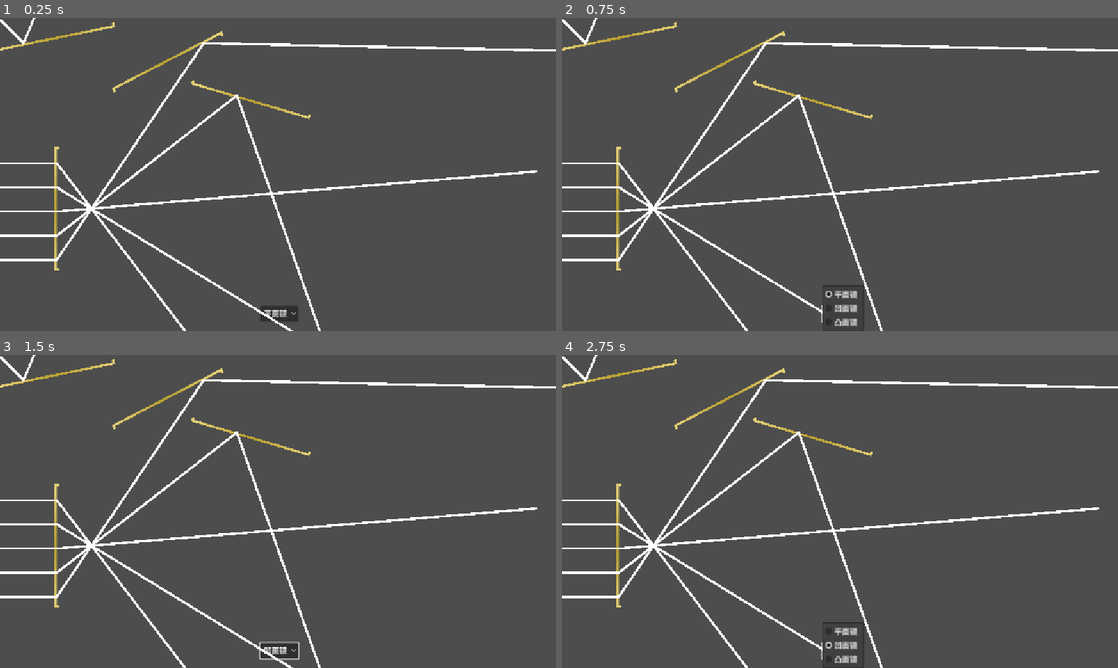
Above: before the commit, frames 1-4 (two rows, left to right).
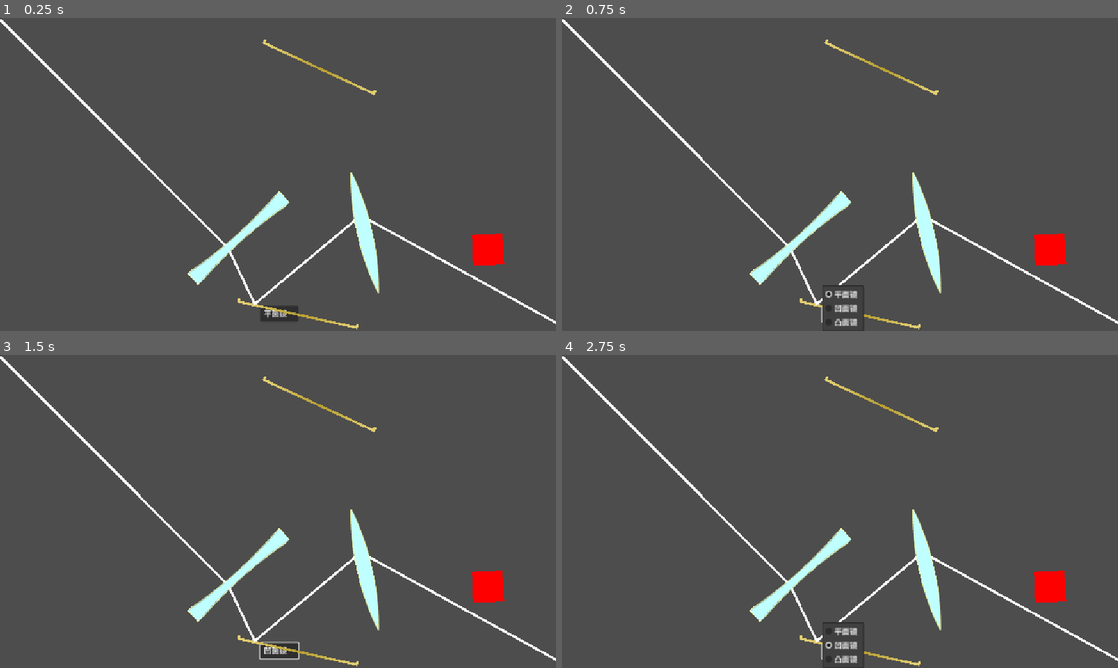
Above: after the commit, the same moments.

Repository: ChickenPige0n/re-flection
Game: Godot game, scene res://scenes/main_game.tscn
Two runs of this game, one before a commit and one after it. Both use one fixed random seed, a clock stepped at 60 frames per second and the inputs below.
Inputs:
- Up to frame 1 (0.25 s): no input
- Up to frame 2 (0.75 s): click "平面镜" at 0.5 s
- Up to frame 3 (1.5 s): click "平面镜" at 1.25 s
- Up to frame 4 (2.75 s): click "凹面镜" at 2 s

The runs differ from the first frame. In frame 1, 7.3% of the frame differs, in the area x 0-100%, y 0-100%; in frame 2, 7.2%; in frame 3, 7.3%; in frame 4, 7.2%.

Commit message:
photosensitive

Diff:
--- a/scenes/main_game.tscn
+++ b/scenes/main_game.tscn
@@ -1,10 +1,14 @@
-[gd_scene load_steps=6 format=3 uid="uid://c7xvhqovqpoxc"]
+[gd_scene load_steps=10 format=3 uid="uid://c7xvhqovqpoxc"]
 
 [ext_resource type="Script" uid="uid://dqpdk88faq73y" path="res://scripts/light.gd" id="1_72e8q"]
 [ext_resource type="PackedScene" uid="uid://dicdnfr2f5pjf" path="res://scenes/edit_ui.tscn" id="1_d2op2"]
 [ext_resource type="Script" uid="uid://bd23oolcj74gq" path="res://scripts/mirror.gd" id="1_s3esy"]
 [ext_resource type="Texture2D" uid="uid://cr82j1dxeqg32" path="res://images/mirror.png" id="2_0rdsr"]
 [ext_resource type="Script" uid="uid://13bw628tdjjt" path="res://scripts/lens.gd" id="5_ipu61"]
+[ext_resource type="Texture2D" uid="uid://cq7ra41w2gxcx" path="res://images/convex.png" id="5_ygxny"]
+[ext_resource type="Texture2D" uid="uid://bhujnlu3776ui" path="res://images/photosensitive/photosensitive_inactive.png" id="7_70vka"]
+[ext_resource type="Script" uid="uid://kbgoyaf4o8ha" path="res://scripts/photosensitive.gd" id="7_wi4c7"]
+[ext_resource type="Texture2D" uid="uid://ksr6f3hm7cm5" path="res://images/concave.png" id="9_nqdth"]
 
 [node name="Game" type="Node2D"]
 
@@ -19,70 +23,40 @@
 
 [node name="Mirror" type="Sprite2D" parent="."]
 texture_filter = 1
-position = Vector2(347, 90)
-rotation = -3.6186
-texture = ExtResource("2_0rdsr")
-script = ExtResource("1_s3esy")
-
-[node name="Mirror2" type="Sprite2D" parent="."]
-texture_filter = 1
-position = Vector2(111, 39)
-rotation = 6.08349
-texture = ExtResource("2_0rdsr")
-script = ExtResource("1_s3esy")
-
-[node name="Mirror3" type="Sprite2D" parent="."]
-texture_filter = 1
-position = Vector2(519, 168)
-rotation = 0.285356
+position = Vector2(616, 611)
+rotation = -6.06718
 texture = ExtResource("2_0rdsr")
 script = ExtResource("1_s3esy")
 
 [node name="Light" type="Line2D" parent="."]
-points = PackedVector2Array(0, 3.305, 48.3707, 51.6757, 424.863, -874.744)
+points = PackedVector2Array(0, 3.305, 471.688, 474.993, 527.07, 591.486, 746.898, 408.197)
 width = 5.0
 script = ExtResource("1_72e8q")
 direction = Vector2(0.707107, 0.707107)
 starting_pos = Vector2(0, 3.305)
 
 [node name="Convex" type="Sprite2D" parent="."]
-position = Vector2(117, 394)
-rotation = 1.5708
+position = Vector2(755, 444)
+rotation = 7.63143
+texture = ExtResource("5_ygxny")
+script = ExtResource("5_ipu61")
+
+[node name="Photosensitive" type="Sprite2D" parent="."]
+position = Vector2(1010, 479)
+rotation = -0.0441695
+texture = ExtResource("7_70vka")
+script = ExtResource("7_wi4c7")
+
+[node name="Concave" type="Sprite2D" parent="."]
+position = Vector2(494, 455)
+rotation = -3.87224
+texture = ExtResource("9_nqdth")
+script = ExtResource("5_ipu61")
+focus = -128.0
+
+[node name="Mirror2" type="Sprite2D" parent="."]
+texture_filter = 1
+position = Vector2(661, 101)
+rotation = 0.432015
 texture = ExtResource("2_0rdsr")
-script = ExtResource("5_ipu61")
-focus = 71.935
-
-[node name="Light3" type="Line2D" parent="."]
-points = PackedVector2Array(0, 350, 117, 350, 970.068, 871.8)
-width = 5.0
-script = ExtResource("1_72e8q")
-direction = Vector2(1, 0)
-starting_pos = Vector2(0, 350)
-
-[node name="Light4" type="Line2D" parent="."]
-points = PackedVector2Array(0, 400, 117, 400, 1113.54, 316.887)
-width = 5.0
-script = ExtResource("1_72e8q")
-direction = Vector2(1, 0)
-starting_pos = Vector2(0, 400)
-
-[node name="Light2" type="Line2D" parent="."]
-points = PackedVector2Array(0, 300, 117, 300, 724.724, 1094.15)
-width = 5.0
-script = ExtResource("1_72e8q")
-direction = Vector2(1, 0)
-starting_pos = Vector2(0, 300)
-
-[node name="Light6" type="Line2D" parent="."]
-points = PackedVector2Array(0, 500, 117, 500, 421.301, 51.6, 1421.09, 72.1349)
-width = 5.0
-script = ExtResource("1_72e8q")
-direction = Vector2(1, 0)
-starting_pos = Vector2(0, 500)
-
-[node name="Light5" type="Line2D" parent="."]
-points = PackedVector2Array(0, 450, 117, 450, 490.128, 159.53, 822.304, 1102.75)
-width = 5.0
-script = ExtResource("1_72e8q")
-direction = Vector2(1, 0)
-starting_pos = Vector2(0, 450)
+script = ExtResource("1_s3esy")
--- /dev/null
+++ b/scenes/test1.tscn
@@ -0,0 +1,3 @@
+[gd_scene format=3 uid="uid://rnlvslxablxp"]
+
+[node name="Test1" type="Node2D"]
--- /dev/null
+++ b/scenes/test2.tscn
@@ -0,0 +1,93 @@
+[gd_scene load_steps=8 format=3 uid="uid://b5ye4upg4e1mj"]
+
+[ext_resource type="PackedScene" uid="uid://dicdnfr2f5pjf" path="res://scenes/edit_ui.tscn" id="1_mkcba"]
+[ext_resource type="Texture2D" uid="uid://cr82j1dxeqg32" path="res://images/mirror.png" id="2_ydant"]
+[ext_resource type="Script" uid="uid://bd23oolcj74gq" path="res://scripts/mirror.gd" id="3_fwljx"]
+[ext_resource type="Script" uid="uid://dqpdk88faq73y" path="res://scripts/light.gd" id="4_pob4m"]
+[ext_resource type="Texture2D" uid="uid://cq7ra41w2gxcx" path="res://images/convex.png" id="5_bcusq"]
+[ext_resource type="Script" uid="uid://13bw628tdjjt" path="res://scripts/lens.gd" id="6_1wx16"]
+[ext_resource type="Script" uid="uid://kbgoyaf4o8ha" path="res://scripts/photosensitive.gd" id="7_840ub"]
+
+[node name="Game" type="Node2D"]
+
+[node name="EditUi" parent="." instance=ExtResource("1_mkcba")]
+anchors_preset = 0
+anchor_right = 0.0
+anchor_bottom = 0.0
+offset_right = 1152.0
+offset_bottom = 648.0
+grow_horizontal = 1
+grow_vertical = 1
+
+[node name="Mirror" type="Sprite2D" parent="."]
+texture_filter = 1
+position = Vector2(347, 90)
+rotation = -3.6186
+texture = ExtResource("2_ydant")
+script = ExtResource("3_fwljx")
+
+[node name="Mirror2" type="Sprite2D" parent="."]
+texture_filter = 1
+position = Vector2(271, 245)
+rotation = 6.08349
+texture = ExtResource("2_ydant")
+script = ExtResource("3_fwljx")
+
+[node name="Mirror3" type="Sprite2D" parent="."]
+texture_filter = 1
+position = Vector2(519, 168)
+rotation = 0.285356
+texture = ExtResource("2_ydant")
+script = ExtResource("3_fwljx")
+
+[node name="Light" type="Line2D" parent="."]
+points = PackedVector2Array(0, 3.305)
+width = 5.0
+script = ExtResource("4_pob4m")
+direction = Vector2(0.707107, 0.707107)
+starting_pos = Vector2(0, 3.305)
+
+[node name="Convex" type="Sprite2D" parent="."]
+position = Vector2(183, 406)
+rotation = 1.5708
+texture = ExtResource("5_bcusq")
+script = ExtResource("6_1wx16")
+
+[node name="Light3" type="Line2D" parent="."]
+points = PackedVector2Array(0, 350)
+width = 5.0
+script = ExtResource("4_pob4m")
+direction = Vector2(1, 0)
+starting_pos = Vector2(0, 350)
+
+[node name="Light4" type="Line2D" parent="."]
+points = PackedVector2Array(0, 400)
+width = 5.0
+script = ExtResource("4_pob4m")
+direction = Vector2(1, 0)
+starting_pos = Vector2(0, 400)
+
+[node name="Light2" type="Line2D" parent="."]
+points = PackedVector2Array(0, 300)
+width = 5.0
+script = ExtResource("4_pob4m")
+direction = Vector2(1, 0)
+starting_pos = Vector2(0, 300)
+
+[node name="Light6" type="Line2D" parent="."]
+points = PackedVector2Array(0, 500)
+width = 5.0
+script = ExtResource("4_pob4m")
+direction = Vector2(1, 0)
+starting_pos = Vector2(0, 500)
+
+[node name="Light5" type="Line2D" parent="."]
+points = PackedVector2Array(0, 450)
+width = 5.0
+script = ExtResource("4_pob4m")
+direction = Vector2(1, 0)
+starting_pos = Vector2(0, 450)
+
+[node name="Photosensitive" type="Sprite2D" parent="."]
+position = Vector2(759, 117)
+script = ExtResource("7_840ub")
--- a/scripts/intersectable.gd
+++ b/scripts/intersectable.gd
@@ -1,6 +1,6 @@
 @tool
 extends Sprite2D
-class_name Intersectable
+class_name Intersectable # 可相交的
 
 @export var length: float = 256
 @export var movable: bool = true
--- a/scripts/light.gd
+++ b/scripts/light.gd
@@ -12,6 +12,7 @@
 	var now_direction = direction
 
 	var components = get_parent().get_children().filter(func(it): return it is Intersectable)
+	var photosensitives = get_parent().get_children().filter(func(it): return it is Photosensitive)
 
 	var max_reflections = 100  # Prevent infinite loops
 	var reflection_count = 0
@@ -39,11 +40,17 @@
 
 		# If we found a component, add the reflection
 		if closest_component:
+			#判断感光
+			for photosensitive in photosensitives:
+				photosensitive.shine(now_position, now_direction, closest_component_point)
+
 			self.add_point(closest_component_point)
 			now_position = closest_component_point
 			now_direction = closest_component.calculate_light_direction(closest_component_point, now_direction)
 			reflection_count += 1
 		else:
+			for photosensitive in photosensitives:
+				photosensitive.shine(now_position, now_direction, Vector2.ZERO)
 			# No more intersections found
 			break
 
--- /dev/null
+++ b/scripts/photosensitive.gd
@@ -0,0 +1,44 @@
+@tool
+class_name Photosensitive
+extends Sprite2D
+
+
+var active_texture = preload("res://images/photosensitive/photosensitive_active.png")
+var inactive_texture = preload("res://images/photosensitive/photosensitive_inactive.png")
+var active : bool = false
+var radius = 32
+
+
+
+func _ready():
+	set_texture(inactive_texture)
+
+func _process(delta):
+	if active:
+		set_texture(active_texture)
+	else:
+		set_texture(inactive_texture)
+	active = false
+
+
+func shine(starting_pos: Vector2, direction: Vector2, ending_pos: Vector2) -> void:
+	var angle = starting_pos.direction_to(position).angle_to(direction) # 光线与光对判定点的夹角
+	#确保在射线一侧
+	if ending_pos == Vector2.ZERO: #射线
+		if abs(angle) > PI/2:
+			return
+	else: #线段
+		var dis = starting_pos.distance_to(ending_pos)
+		if starting_pos.distance_to(position) > dis + radius or ending_pos.distance_to(position) > dis + radius: #两侧
+			return
+
+	#确保照的到
+	if abs (starting_pos.distance_to(position) * sin(angle)) > radius:
+		return
+	active = true
+
+
+
+
+func calculate_light_direction(_intersection: Vector2 ,_light_direction: Vector2):
+	return _light_direction
Binary file added: images/photosensitive/photosensitive_active.png
Not shown, added: images/photosensitive/photosensitive_active.png.import
Binary file added: images/photosensitive/photosensitive_inactive.png
Not shown, added: images/photosensitive/photosensitive_inactive.png.import
Not shown, added: scripts/photosensitive.gd.uid
